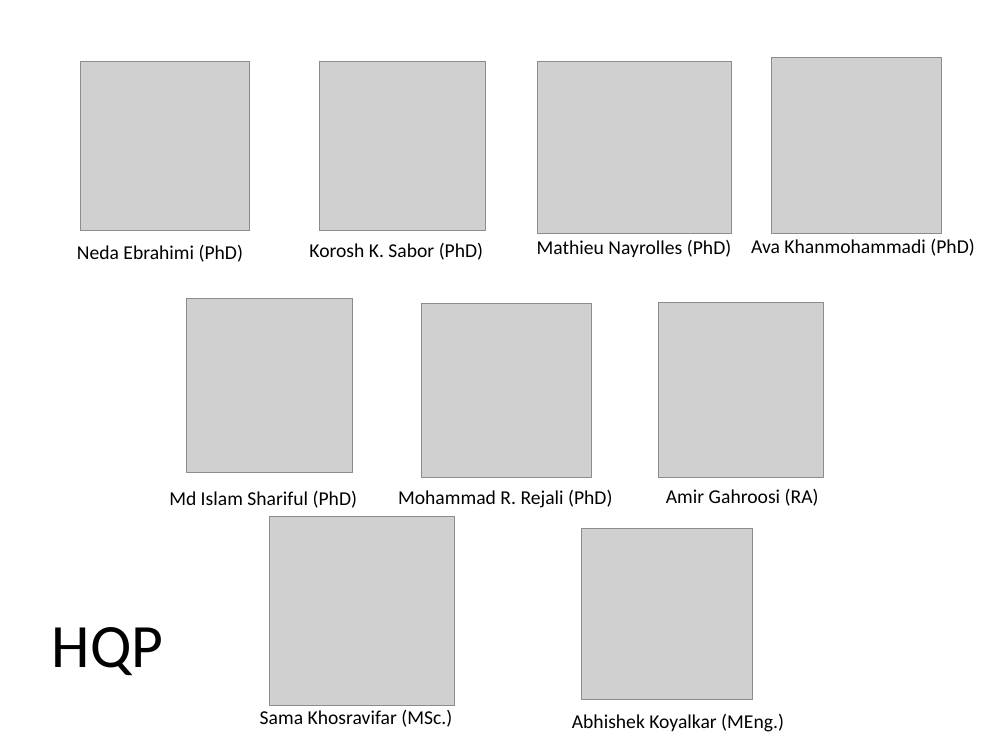
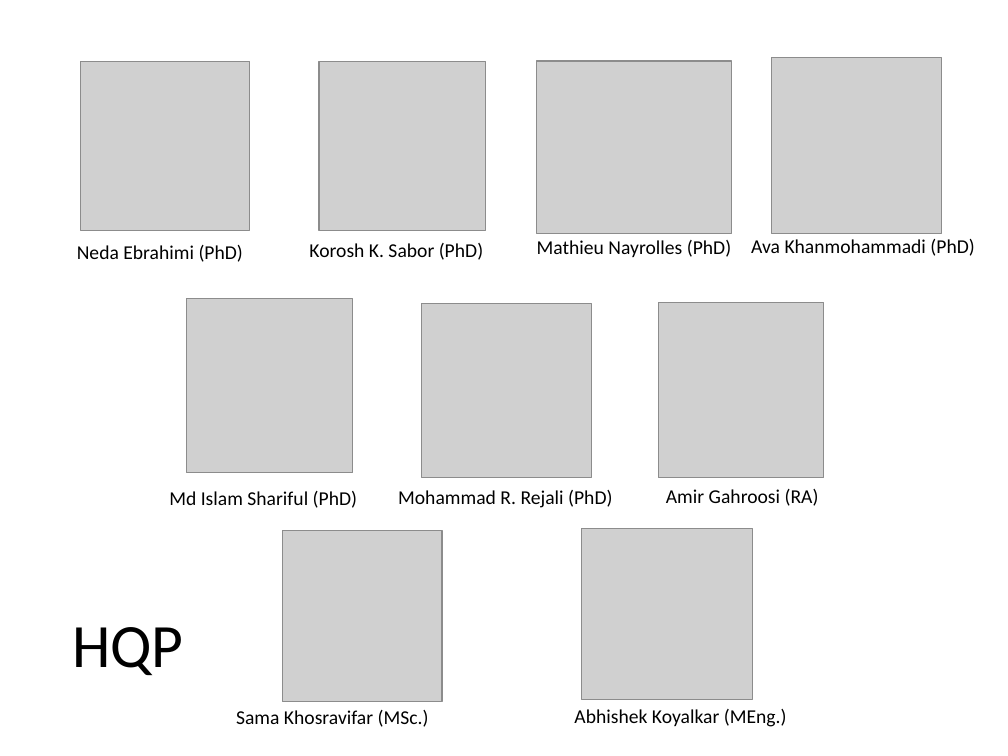
Before and after one commit to MathieuNls/mosart-presentation, a slide deck: slide 5 of SBALab.pptx. Drawn at 1008x756 pixels with LibreOffice and Linux fonts; fonts in the diff are those of the drawing; grey boxes stand for pictures. Boxes give left, top, right and bottom in pixels: in the first picture for what was removed or moved away, otherwise in the second. Text is boxed around its words. In the diff, an @@ line names an element or a change of style, - is before the commit and + after.

```diff
--- a/SBALab.pptx
+++ b/SBALab.pptx
@@ picture: place and size @@
-picture at box(270, 517, 455, 707)
+picture at box(282, 530, 443, 702)
@@ text "HQP": place and size @@
-text "HQP" at box(52, 627, 164, 675)
+text "HQP" at box(72, 627, 184, 675)
@@ text "Sama Khosravifar (MSc.)": place and size @@
-text "Sama Khosravifar (MSc.)" at box(260, 710, 452, 727)
+text "Sama Khosravifar (MSc.)" at box(236, 710, 429, 727)
@@ less space between paragraphs in 5 elements at box(169, 491, 357, 508), box(77, 245, 243, 262), box(309, 243, 483, 260), box(236, 710, 429, 727), box(574, 709, 787, 727) @@
```
Also in this commit, not shown: 4 other slides changed, 5 other files.
